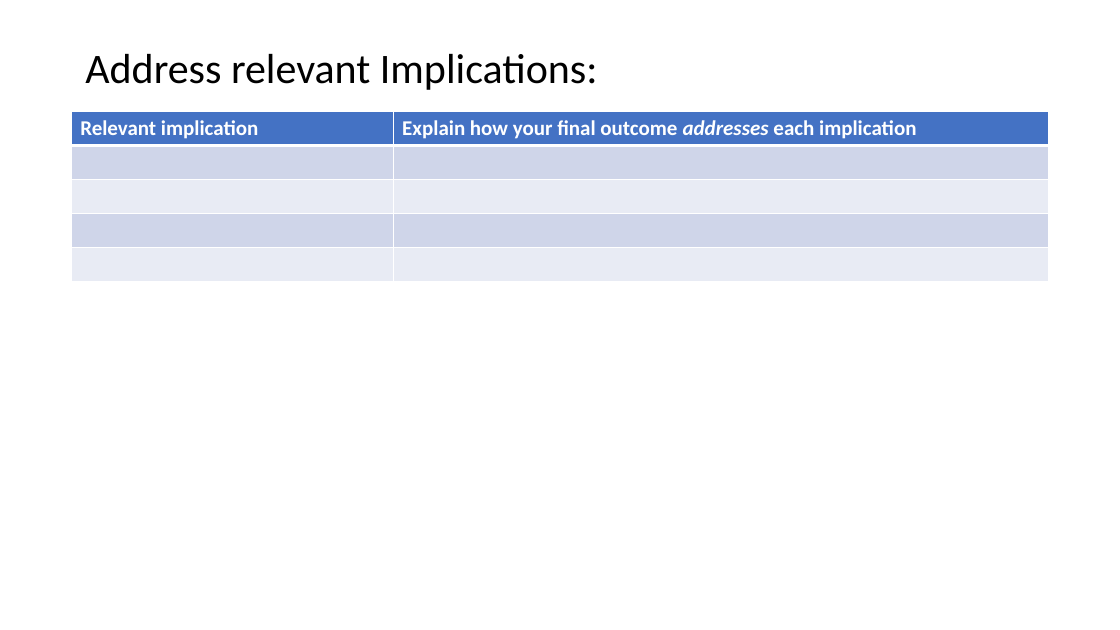
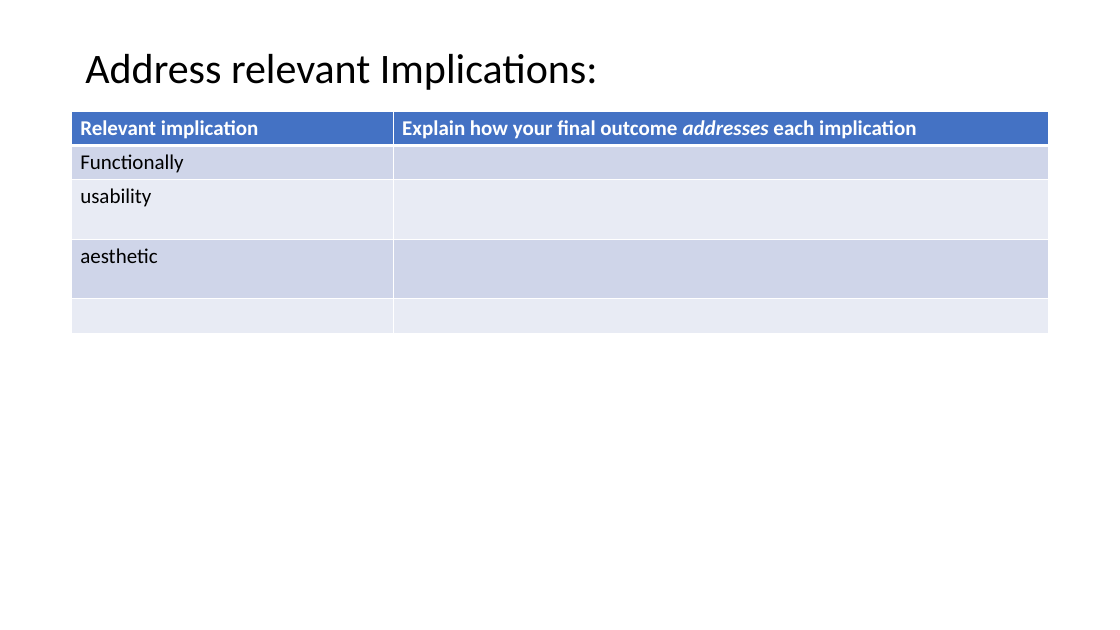
Before and after one commit to mgsthomasxu/pre-assessment, a slide deck: slide 10 of 2.7 and 2.8 Documentation Template .pptx. Drawn at 1120x630 pixels with LibreOffice and Linux fonts; fonts in the diff are those of the drawing. Boxes give left, top, right and bottom in pixels: in the first picture for what was removed or moved away, otherwise in the second. Text is boxed around its words. In the diff, an @@ line names an element or a change of style, - is before the commit and + after.

```diff
--- a/2.7 and 2.8 Documentation Template .pptx
+++ b/2.7 and 2.8 Documentation Template .pptx
@@ table at <box>72,112,1049,332</box> @@
+row 2: Functionally | 
+row 3: usability | 
+row 4: aesthetic | 
-row 3:  | 
-row 4:  | 
-row 5:  | 
```
Also in this commit, not shown: 4 other slides changed, 1 slide added, 1 slide removed.
